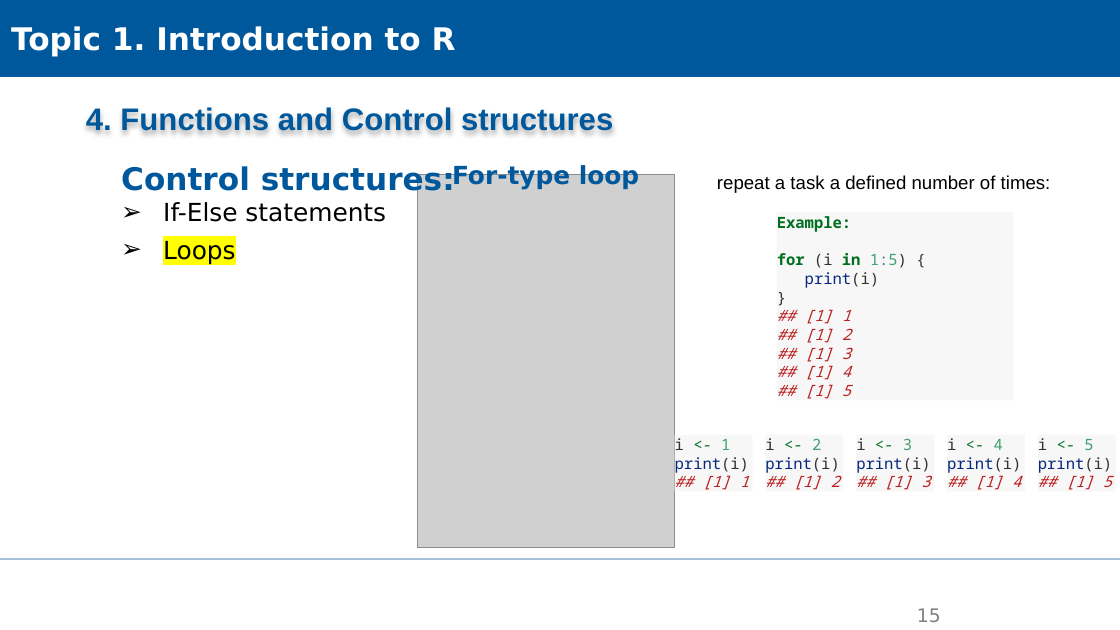
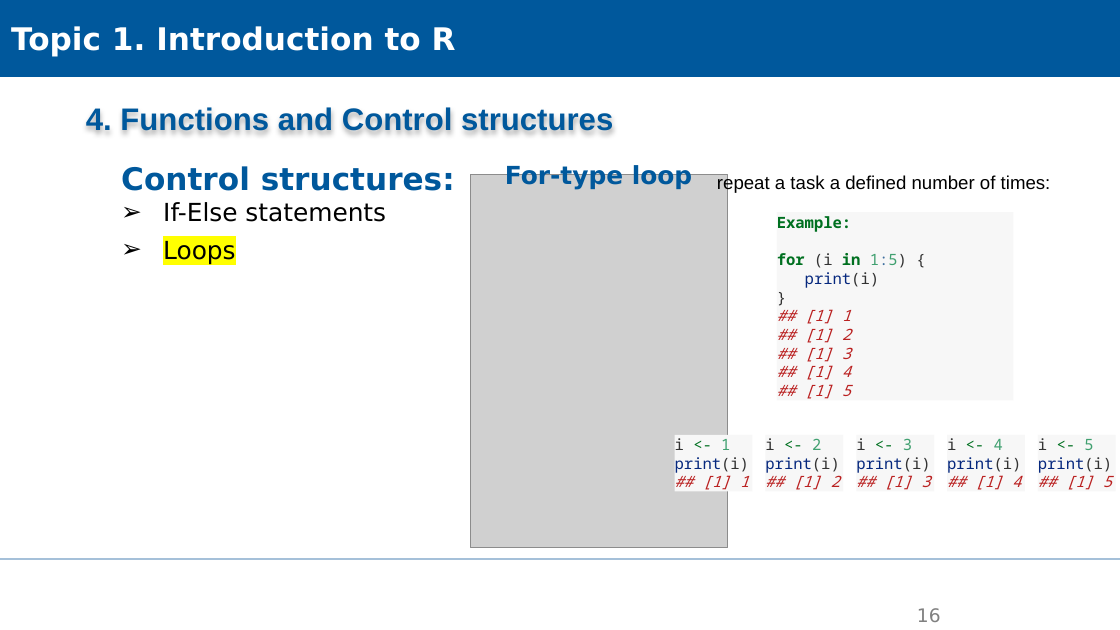
Before and after one commit to XiaoxiangGuanGFZ/FloodRiskSeminar, a slide deck: slide 16 of slides/FRS_exercise_R.pptx (slide 15 before the commit). Drawn at 1120x630 pixels with LibreOffice and Linux fonts; fonts in the diff are those of the drawing; grey boxes stand for pictures; background and template pictures are left out. Boxes give left, top, right and bottom in pixels: in the first picture for what was removed or moved away, otherwise in the second. Text is boxed around its words. In the diff, an @@ line names an element or a change of style, - is before the commit and + after.

```diff
--- a/slides/FRS_exercise_R.pptx
+++ b/slides/FRS_exercise_R.pptx
@@ picture: place and size @@
-picture at [418,175,675,548]
+picture at [470,175,728,548]
@@ text "For-type loop": place and size @@
-text "For-type loop" at [452,163,639,190]
+text "For-type loop" at [505,163,692,190]
@@ page number at [917,608,941,622]: text changed @@
-15
+16
```
Also in this commit, not shown: 5 other slides changed, 1 slide added.
